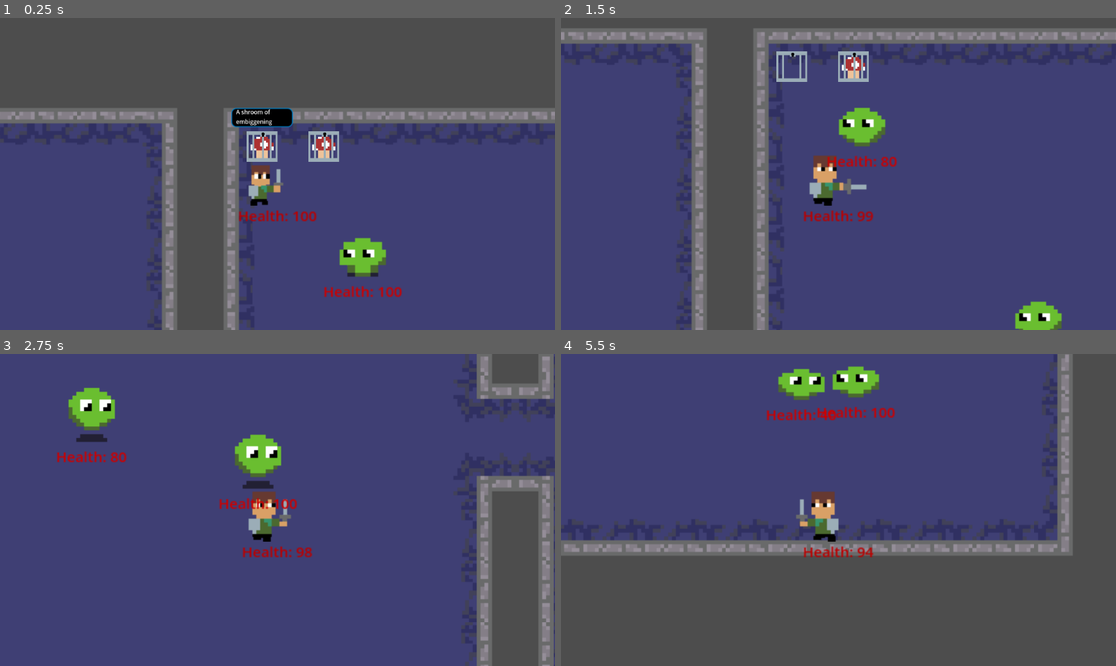
Above: before the commit, frames 1-4 (two rows, left to right).
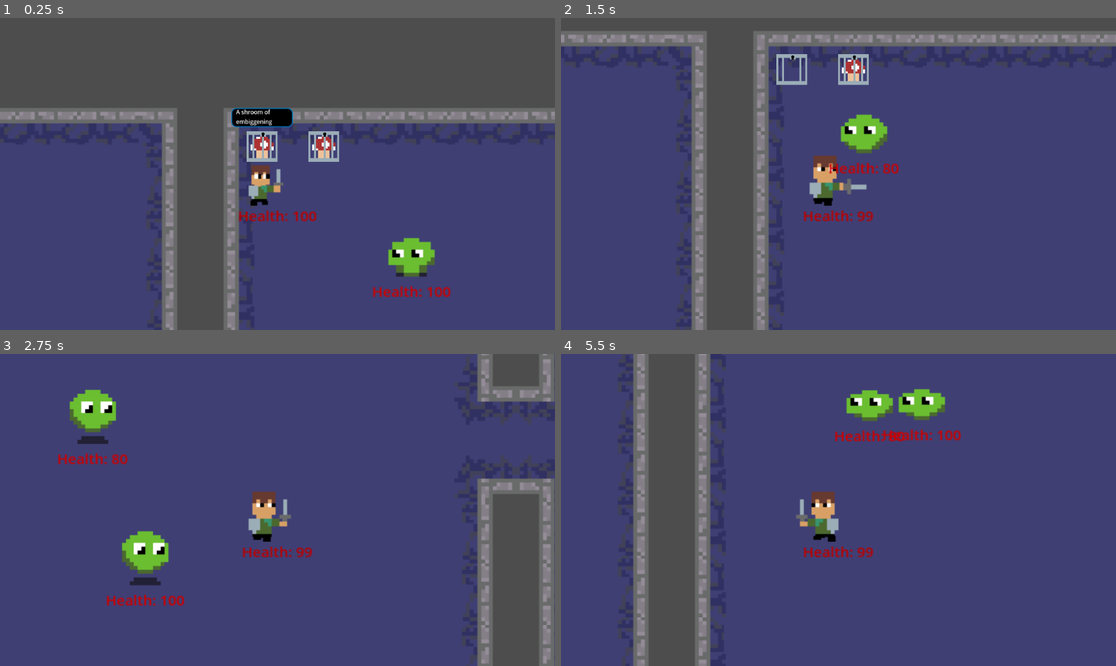
Above: after the commit, the same moments.

Repository: beml201/dungeon_game1
Game: Godot game, scene res://scenes/main.tscn
Two runs of this game, one before a commit and one after it. Both use one fixed random seed, a clock stepped at 60 frames per second and the inputs below.
Inputs (mouse positions are in pixels of both pictures, inside the frame that each line leads up to):
- Up to frame 1 (0.25 s): no input
- Up to frame 2 (1.5 s): move the mouse to (960, 158) at 0.52 s; hold D (right) 0.53-1.28 s; click (960, 158) at 0.6 s; move the mouse to (727, 189) at 1.27 s; hold S (down) from 1.28 s (still down); click (727, 189) at 1.35 s
- Up to frame 3 (2.75 s): move the mouse to (333, 441) at 2.02 s; release S (down) at 2.03 s; hold D (right) from 2.03 s (still down); click (333, 441) at 2.1 s
- Up to frame 4 (5.5 s): move the mouse to (810, 572) at 2.77 s; release D (right) at 2.78 s; hold W (up) 2.78-3.53 s; click (810, 572) at 2.85 s; move the mouse to (1005, 556) at 3.52 s; hold A (left) 3.53-5.03 s; click (1005, 556) at 3.6 s; move the mouse to (672, 463) at 4.27 s; click (672, 463) at 4.35 s; move the mouse to (866, 510) at 5.02 s; hold S (down) from 5.03 s (still down); click (866, 510) at 5.1 s

The runs differ from the first frame. In frame 1, 2.1% of the frame differs, in the area x 58-82%, y 70-90%; in frame 2, 6.0%; in frame 3, 4.9%; in frame 4, 56%, in the area x 0-100%, y 0-100%.

Commit message:
added random mob spawning
mobs spawn in random places, havent added a difficulty scale but will do once more mobs are added

Diff:
--- a/scripts/dungeon.gd
+++ b/scripts/dungeon.gd
@@ -115,6 +115,7 @@
 		alt_tile_order = [4,6,5,7]
 	for i in range(corridor_pos.size()):
 		tiles.set_cell(corridor_pos[i], 0, Vector2i(0,0), alt_tile_order[i])
+	Global.emit_signal("create_enemies",generated_rooms,room_pos_ul)
 
 func add_mushrooms(coord_upperleft, room_width, room_height, types=['EMBIGGEN']):
 	for i in range(types.size()):
--- a/scripts/global.gd
+++ b/scripts/global.gd
@@ -14,8 +14,10 @@
 var player_can_attack = true
 var dungeons_finished := 0
 var player_can_upgrade = true
+var rooms_spawned = 0
 
 # Public calls
 signal player_attack
 signal mob_attack
 signal magic_mushroom
+signal create_enemies
--- a/scripts/main.gd
+++ b/scripts/main.gd
@@ -9,20 +9,17 @@
 # Preload multiple use objects
 const Slime = preload("res://scenes/mob_slime.tscn")
 const Mush = preload("res://scenes/mushroom.tscn")
+const Crawler = preload("res://scenes/mob_crawl.tscn")
 # Called when the node enters the scene tree for the first time.
 func _ready():
+	Global.connect("create_enemies", add_enemies)
 	add_child(dungeon)
 	player.global_position = Vector2i(5*tilesize,5*tilesize)
 	add_child(player)
 
 	#var player_current_attack = false
-	var slime = Slime.instantiate()
-	slime.global_position = Vector2i(12*tilesize,12*tilesize)
-	add_child(slime)
-	var slime2 = Slime.instantiate()
-	slime2.global_position = Vector2i(20*tilesize,20*tilesize)
-	add_child(slime2)
-
+	var start = [Vector2i(0,0), Vector2i(0,0)]
+	add_enemies([0],start)
 	#var mush = Mush.instantiate()
 	#mush.global_position = Vector2i(4*tilesize, 4*tilesize)
 	#add_child(mush)
@@ -30,3 +27,23 @@
 # Called every frame. 'delta' is the elapsed time since the previous frame.
 func _process(delta):
 	pass
+
+func add_enemies(difficulty,room_corners):
+	var enemy_types = [Slime]
+	var room_corner := Vector2i(room_corners[Global.rooms_spawned][0],room_corners[Global.rooms_spawned][1])
+	var enemies = 2
+	print(room_corners)
+	if len(difficulty) > 1:
+		enemies = randi()%3 + 2
+		enemy_types.append(Crawler)
+
+	print(room_corner)
+	for i in range(0,enemies):
+		var random_enemy = randi()%len(enemy_types)
+		var random_x = randi_range(3, 8)
+		var random_y = randi_range(3, 8)
+		#print(random_x, ",", random_y)
+		var new_enemy = enemy_types[random_enemy].instantiate()
+		new_enemy.global_position = (room_corner+Vector2i(random_x, random_y))*Global.TILE_SIZE
+		add_child(new_enemy)
+	Global.rooms_spawned += 1
